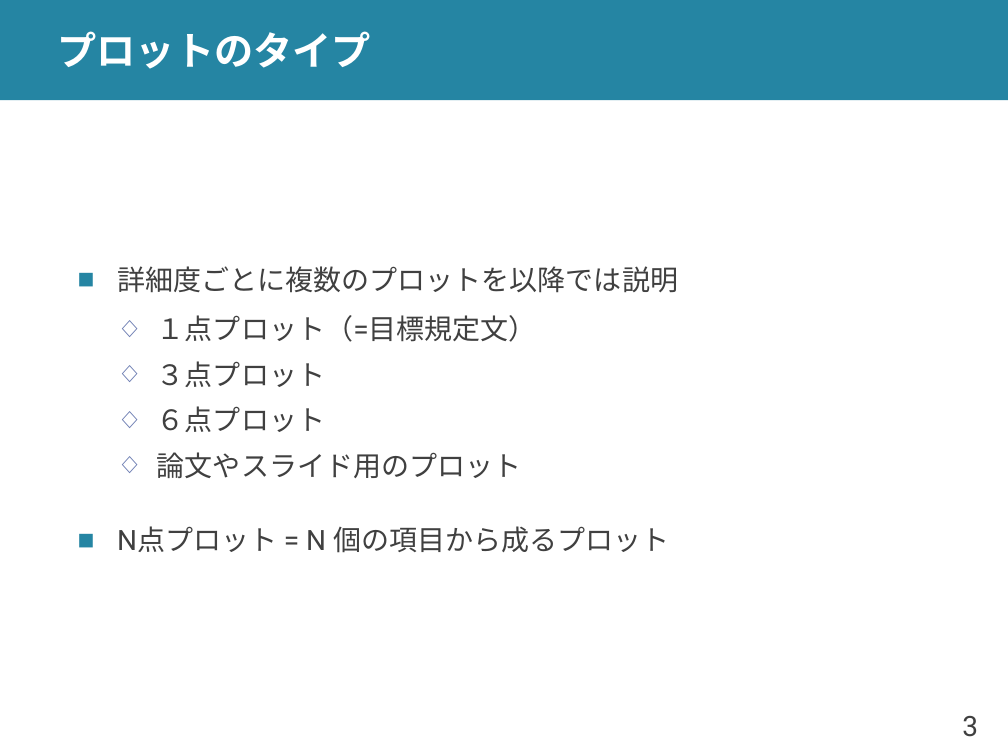
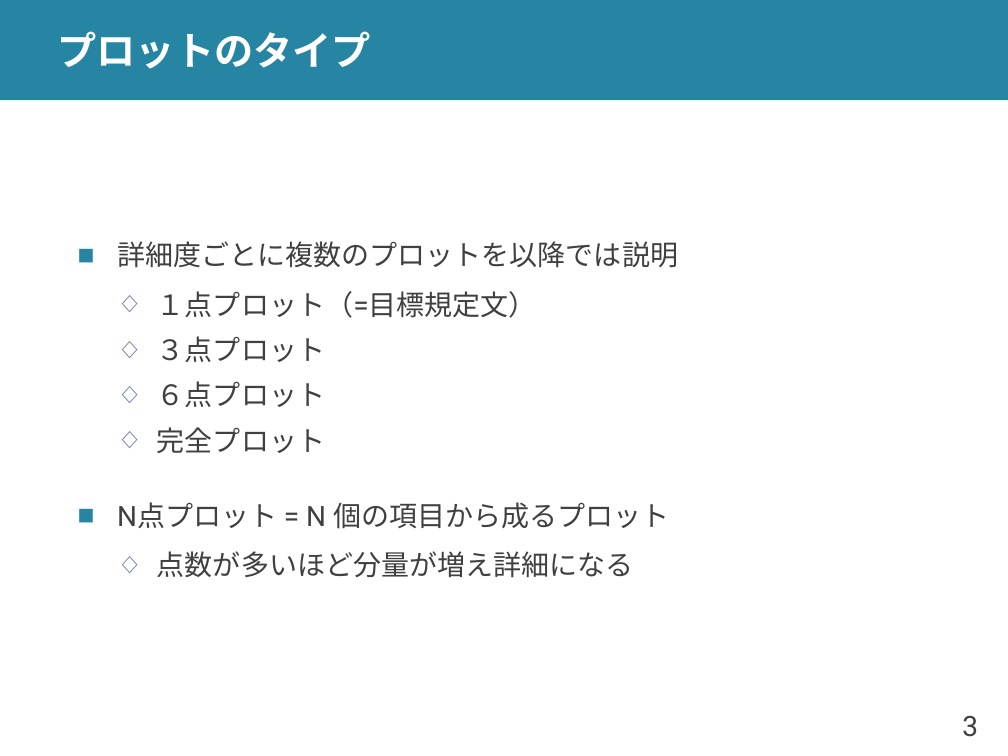
Before and after one commit to shioya-lab/how-to, a slide deck: slide 3 of plot.pptx. Drawn at 1008x756 pixels with LibreOffice and Linux fonts; fonts in the diff are those of the drawing. Boxes give left, top, right and bottom in pixels: in the first picture for what was removed or moved away, otherwise in the second. Text is boxed around its words. In the diff, an @@ line names an element or a change of style, - is before the commit and + after.

```diff
--- a/plot.pptx
+++ b/plot.pptx
@@ text at bbox=[157, 427, 325, 453]: text changed @@
-  ◇ 論文やスライド用のプロット
+  ◇ 完全プロット
@@ text at bbox=[157, 551, 634, 578]: paragraph added @@
+  ◇ 点数が多いほど分量が増え詳細になる
```
Also in this commit, not shown: 10 other slides changed, 3 slides added, 1 other file.
